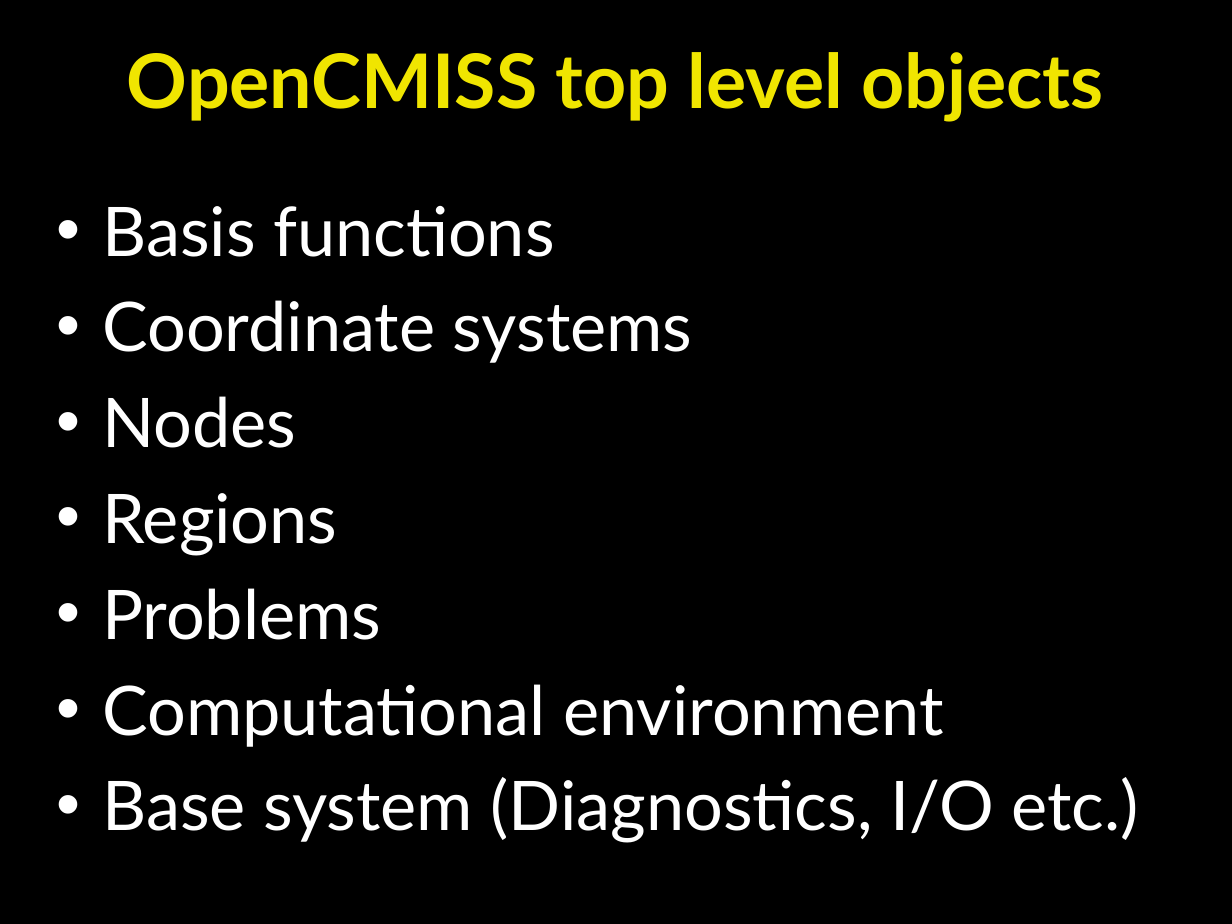
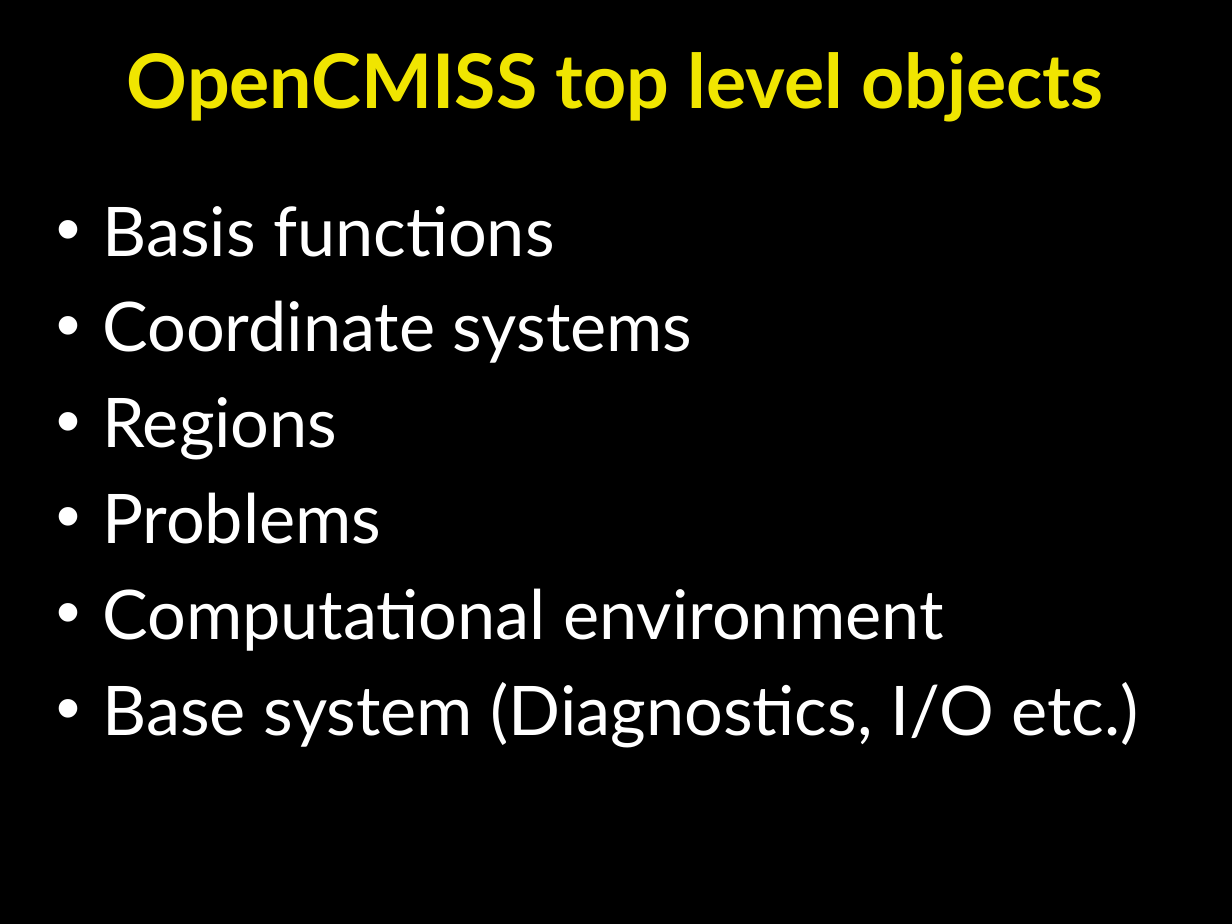
Before and after one commit to OpenCMISS/cm, a slide deck: slide 30 of doc/openCMISS.pptx (slide 31 before the commit). Drawn at 1232x924 pixels with LibreOffice and Linux fonts; fonts in the diff are those of the drawing. Boxes give left, top, right and bottom in pixels: in the first picture for what was removed or moved away, otherwise in the second. Text is boxed around its words. In the diff, an @@ line names an element or a change of style, - is before the commit and + after.

```diff
--- a/doc/openCMISS.pptx
+++ b/doc/openCMISS.pptx
@@ text at [102, 396, 296, 448]: paragraph removed @@
-• Nodes
```
Also in this commit, not shown: 15 other slides changed, 2 slides added, 7 other files.
